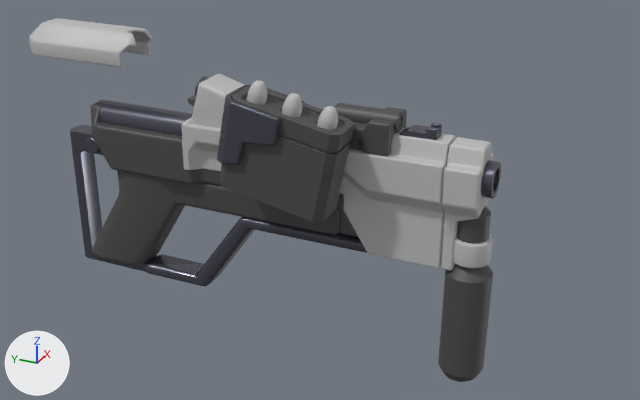
The glTF model assets/3D Models/Gun/Gun.glb as it was, and as the next commit left it.
Both versions are drawn from a camera (50 mm lens) standing at (-15.0, -7.88, 7.55) and looking at (-0.09, -1.17, 0.1). The axes (+X, +Y, +Z) are drawn at lower left. The lights are the same throughout. Where no turn or scale is listed for an object, it has been applied to the vertices.
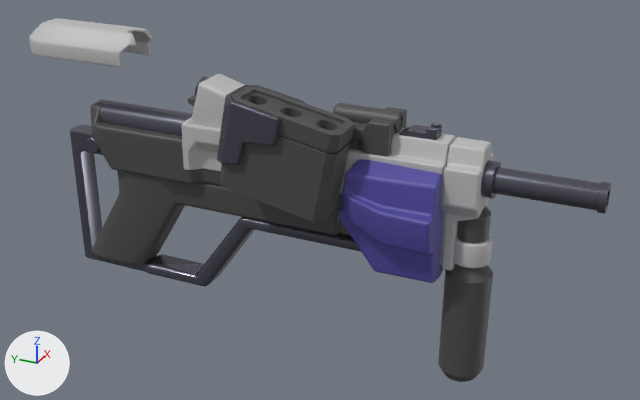
Boxes (x1, y1, x2, y2) around the edits, measured in the pictures (640 x 400 px):
'CoolingBlock', added (blue)
    after: (338, 159, 443, 283)
'BarrelExtension', added
    after: (493, 167, 611, 214)
'Cylinder.006', deleted
    before: (247, 80, 338, 130)
'Cube.007', unchanged, covered by the edit
    before: (181, 117, 456, 268)
    after: (181, 117, 456, 265)

Patch to the scene script:
```diff
--- a/assets/3D Models/Gun/Gun.glb.py
+++ b/assets/3D Models/Gun/Gun.glb.py
@@ mat_blue @@
+mat_blue = principled_material('Blue')
+mat_blue.base_color = (0.08, 0.0673, 0.334)  # blue #50499c
@@ me_cube_013 @@
+me_cube_013.from_pydata(...)  # 356 vertices, 708 faces; spans x -0.07..1.23, y -3.8..-1.84, z -1.39..0.95
+me_cube_013.materials.append(mat_blue)  # blue #50499c
@@ me_cylinder_010 @@
+me_cylinder_010.from_pydata(...)  # 256 vertices, 512 faces; spans x -0.3..0.26, y -6.66..-4.6, z -0.26..0.3
+me_cylinder_010.materials.append(mat_metal)  # dark grey #585864
@@ ob_cylinder_006 @@
-ob_cylinder_006 = bpy.data.objects.new('Cylinder.006', me_cylinder_006)
-ob_cylinder_006.location = (-0.96, -0.2, 2.06)
@@ ob_coolingblock @@
+ob_coolingblock = bpy.data.objects.new('CoolingBlock', me_cube_013)
+ob_coolingblock.location = (0.04, -0.02, 0.42)
+ob_coolingblock.rotation_euler = (-3.142, 0.0, 0.0)  # degrees (-180, 0, 0)
+ob_coolingblock.scale = (-1.0, -1.0, -1.0)
@@ ob_barrelextension @@
+ob_barrelextension = bpy.data.objects.new('BarrelExtension', me_cylinder_010)
+ob_barrelextension.location = (0.02, -0.02, 1.1)
```
